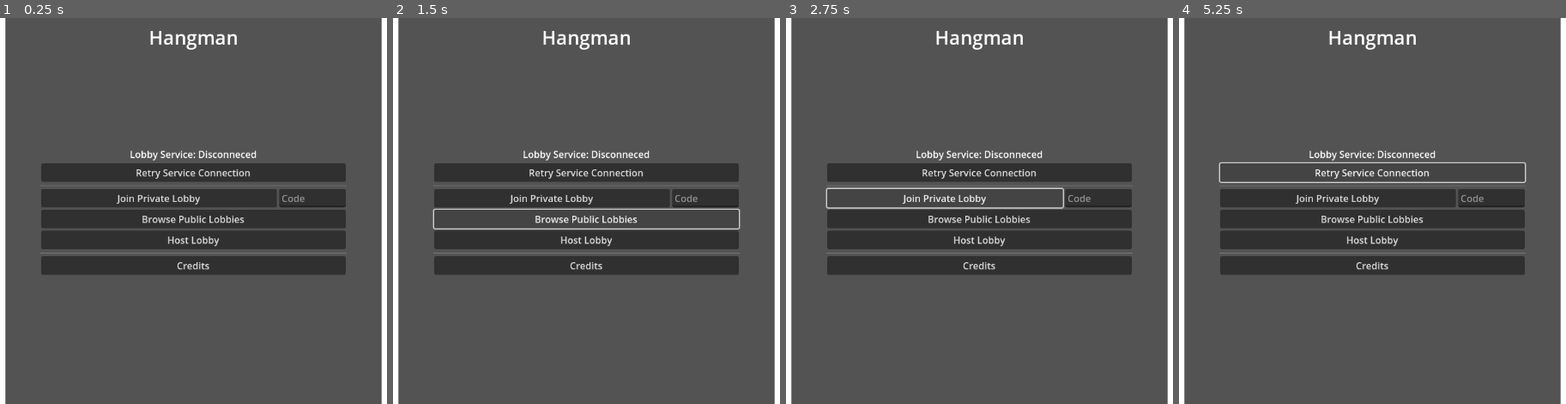
Above: before the commit, frames 1-4 (left to right).
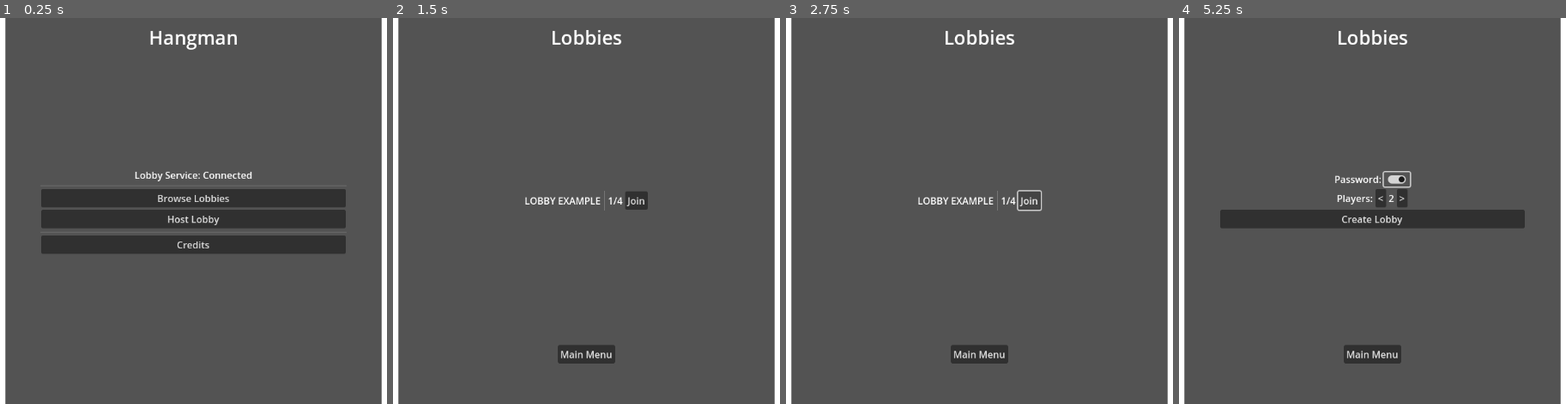
Above: after the commit, the same moments.

Repository: blazium-engine/example-game-hangman
Game: Godot game, scene res://menus/main_menu.tscn
Same seed, same stepped clock (60 frames per second), same inputs: the game is played once before the commit and once after it.
Inputs (mouse positions are in pixels of both pictures, inside the frame that each line leads up to):
- Up to frame 1 (0.25 s): no input
- Up to frame 2 (1.5 s): click (586, 172) at 0.5 s, where only the run before the commit has a clickable "Retry Service Connection"; click "Browse Public Lobbies" (after the commit: "Browse Lobbies") at 1.25 s
- Up to frame 3 (2.75 s): click (1029, 199) at 2 s, where only the run after the commit has a clickable "Join"
- Up to frame 4 (5.25 s): click (1337, 199) at 2.75 s, where only the run before the commit has a clickable "Join Private Lobby"; click (1372, 353) at 3.5 s, where only the run after the commit has a clickable "Main Menu"; click "Host Lobby" at 4.25 s; click (1395, 180) at 5.02 s

The runs differ from the first frame. In frame 1, 11% of the frame differs, in the area x 10-90%, y 34-67%; in frame 2, 17%; in frame 3, 18%, in the area x 10-90%, y 3-90%; in frame 4, 14%.
Error after the commit: Parse Error: Expected variable name after "var". (res://menus/lobby_creator.gd:4)

Commit message:
add lobby stuff

Diff:
--- /dev/null
+++ b/lobby_client.tscn
@@ -0,0 +1,3 @@
+[gd_scene format=3 uid="uid://1sbn1ue486e3"]
+
+[node name="LobbyClient" type="LobbyClient"]
--- /dev/null
+++ b/menus/lobby_browser.gd
@@ -0,0 +1,6 @@
+extends ColorRect
+
+var main_menu_scene : PackedScene = load("res://menus/main_menu.tscn")
+
+func _on_button_main_menu_pressed() -> void:
+	get_tree().change_scene_to_packed(main_menu_scene)
--- a/menus/lobby_browser.tscn
+++ b/menus/lobby_browser.tscn
@@ -1,6 +1,7 @@
-[gd_scene load_steps=2 format=3 uid="uid://7blyjegi70l6"]
+[gd_scene load_steps=3 format=3 uid="uid://7blyjegi70l6"]
 
 [ext_resource type="LabelSettings" uid="uid://dhbiycipdoc0d" path="res://menus/header_label_settings.tres" id="1_bvw7k"]
+[ext_resource type="Script" path="res://menus/lobby_browser.gd" id="1_cirsv"]
 
 [node name="LobbyBrowser" type="ColorRect"]
 anchors_preset = 15
@@ -8,6 +9,7 @@
 anchor_bottom = 1.0
 grow_horizontal = 2
 grow_vertical = 2
+script = ExtResource("1_cirsv")
 
 [node name="HBoxContainer" type="HBoxContainer" parent="."]
 layout_mode = 1
@@ -100,3 +102,5 @@
 [node name="PaddingRight" type="Control" parent="HBoxContainer"]
 custom_minimum_size = Vector2(256, 256)
 layout_mode = 2
+
+[connection signal="pressed" from="HBoxContainer/ColorRect/VBoxContainer/HBoxContainer/ButtonMainMenu" to="." method="_on_button_main_menu_pressed"]
--- /dev/null
+++ b/menus/lobby_creator.gd
@@ -0,0 +1,11 @@
+extends Control
+
+var main_menu_scene : PackedScene = load("res://menus/main_menu.tscn")
+@onready var
+
+func _on_button_main_menu_pressed() -> void:
+	get_tree().change_scene_to_packed(main_menu_scene)
+
+
+func _on_check_box_toggled(toggled_on: bool) -> void:
+	pass # Replace with function body.
--- a/menus/lobby_creator.tscn
+++ b/menus/lobby_creator.tscn
@@ -1,5 +1,6 @@
-[gd_scene load_steps=2 format=3 uid="uid://dmwdqnvuk8nbk"]
+[gd_scene load_steps=3 format=3 uid="uid://dmwdqnvuk8nbk"]
 
+[ext_resource type="Script" path="res://menus/lobby_creator.gd" id="1_3c7gg"]
 [ext_resource type="LabelSettings" uid="uid://dhbiycipdoc0d" path="res://menus/header_label_settings.tres" id="1_pgywf"]
 
 [node name="LobbyCreator" type="ColorRect"]
@@ -8,6 +9,7 @@
 anchor_bottom = 1.0
 grow_horizontal = 2
 grow_vertical = 2
+script = ExtResource("1_3c7gg")
 
 [node name="HBoxContainer" type="HBoxContainer" parent="."]
 layout_mode = 1
@@ -71,9 +73,14 @@
 
 [node name="Label" type="Label" parent="HBoxContainer/ColorRect/VBoxContainer/VBoxContainer/HBoxContainerPrivacy"]
 layout_mode = 2
-text = "Public:"
+text = "Password:"
 
-[node name="CheckButton" type="CheckButton" parent="HBoxContainer/ColorRect/VBoxContainer/VBoxContainer/HBoxContainerPrivacy"]
+[node name="CheckBox" type="CheckButton" parent="HBoxContainer/ColorRect/VBoxContainer/VBoxContainer/HBoxContainerPrivacy"]
+layout_mode = 2
+
+[node name="CheckButton" type="LineEdit" parent="HBoxContainer/ColorRect/VBoxContainer/VBoxContainer/HBoxContainerPrivacy"]
+visible = false
+custom_minimum_size = Vector2(200, 0)
 layout_mode = 2
 
 [node name="HBoxContainerPlayers" type="HBoxContainer" parent="HBoxContainer/ColorRect/VBoxContainer/VBoxContainer"]
@@ -115,3 +122,6 @@
 [node name="PaddingRight" type="Control" parent="HBoxContainer"]
 custom_minimum_size = Vector2(256, 256)
 layout_mode = 2
+
+[connection signal="toggled" from="HBoxContainer/ColorRect/VBoxContainer/VBoxContainer/HBoxContainerPrivacy/CheckBox" to="." method="_on_check_box_toggled"]
+[connection signal="pressed" from="HBoxContainer/ColorRect/VBoxContainer/HBoxContainer/ButtonMainMenu" to="." method="_on_button_main_menu_pressed"]
--- /dev/null
+++ b/menus/main_menu.gd
@@ -0,0 +1,29 @@
+extends Control
+
+var lobby_browser_scene : PackedScene = load("res://menus/lobby_browser.tscn")
+var lobby_creator_scene : PackedScene = load("res://menus/lobby_creator.tscn")
+@onready var lobby_connection_label : Label = $HBoxContainer2/ColorRect/VBoxContainer/VBoxContainer/VBoxContainer/Label
+func _ready() -> void:
+	GlobalLobbyClient.append_log.connect(_on_logs)
+	GlobalLobbyClient.disconnected_from_lobby.connect(_on_disconnect)
+	connect_to_lobby()
+
+func connect_to_lobby():
+	var connected = GlobalLobbyClient.connect_to_lobby("Hangman")
+	if connected:
+		lobby_connection_label.text = "Lobby Service: Connected"
+	else:
+		lobby_connection_label.text = "Lobby Service: Disconnected"
+
+func _on_logs(command: String, logs:String):
+	print(command, " ", logs)
+
+func _on_disconnect():
+	print("Disconnected")
+
+func _on_button_join_public_pressed() -> void:
+	get_tree().change_scene_to_packed(lobby_browser_scene)
+
+
+func _on_button_lobby_pressed() -> void:
+	get_tree().change_scene_to_packed(lobby_creator_scene)
--- a/menus/main_menu.tscn
+++ b/menus/main_menu.tscn
@@ -1,6 +1,7 @@
-[gd_scene load_steps=2 format=3 uid="uid://cjp8uk6p1a5l7"]
+[gd_scene load_steps=3 format=3 uid="uid://cjp8uk6p1a5l7"]
 
 [ext_resource type="LabelSettings" uid="uid://dhbiycipdoc0d" path="res://menus/header_label_settings.tres" id="1_7o5e6"]
+[ext_resource type="Script" path="res://menus/main_menu.gd" id="1_yk63t"]
 
 [node name="MainMenu" type="ColorRect"]
 anchors_preset = 15
@@ -8,6 +9,7 @@
 anchor_bottom = 1.0
 grow_horizontal = 2
 grow_vertical = 2
+script = ExtResource("1_yk63t")
 
 [node name="HBoxContainer" type="HBoxContainer" parent="."]
 layout_mode = 1
@@ -94,34 +96,15 @@
 
 [node name="Label" type="Label" parent="HBoxContainer2/ColorRect/VBoxContainer/VBoxContainer/VBoxContainer"]
 layout_mode = 2
-text = "Lobby Service: Disconneced"
+text = "Lobby Service: Connected"
 horizontal_alignment = 1
-
-[node name="ButtonLobbyService" type="Button" parent="HBoxContainer2/ColorRect/VBoxContainer/VBoxContainer/VBoxContainer"]
-layout_mode = 2
-text = "Retry Service Connection"
 
 [node name="HSeparator" type="HSeparator" parent="HBoxContainer2/ColorRect/VBoxContainer/VBoxContainer/VBoxContainer"]
 layout_mode = 2
 
-[node name="HBoxContainer" type="HBoxContainer" parent="HBoxContainer2/ColorRect/VBoxContainer/VBoxContainer/VBoxContainer"]
-layout_mode = 2
-alignment = 1
-
-[node name="ButtonJoinPrivate" type="Button" parent="HBoxContainer2/ColorRect/VBoxContainer/VBoxContainer/VBoxContainer/HBoxContainer"]
-layout_mode = 2
-size_flags_horizontal = 3
-text = "Join Private Lobby"
-
-[node name="LineEdit" type="LineEdit" parent="HBoxContainer2/ColorRect/VBoxContainer/VBoxContainer/VBoxContainer/HBoxContainer"]
-custom_minimum_size = Vector2(112, 0)
-layout_mode = 2
-placeholder_text = "Code"
-max_length = 7
-
 [node name="ButtonJoinPublic" type="Button" parent="HBoxContainer2/ColorRect/VBoxContainer/VBoxContainer/VBoxContainer"]
 layout_mode = 2
-text = "Browse Public Lobbies"
+text = "Browse Lobbies"
 
 [node name="ButtonLobby" type="Button" parent="HBoxContainer2/ColorRect/VBoxContainer/VBoxContainer/VBoxContainer"]
 layout_mode = 2
@@ -141,3 +124,6 @@
 [node name="PaddingRight" type="Control" parent="HBoxContainer2"]
 custom_minimum_size = Vector2(256, 256)
 layout_mode = 2
+
+[connection signal="pressed" from="HBoxContainer2/ColorRect/VBoxContainer/VBoxContainer/VBoxContainer/ButtonJoinPublic" to="." method="_on_button_join_public_pressed"]
+[connection signal="pressed" from="HBoxContainer2/ColorRect/VBoxContainer/VBoxContainer/VBoxContainer/ButtonLobby" to="." method="_on_button_lobby_pressed"]
--- a/project.godot
+++ b/project.godot
@@ -15,6 +15,10 @@
 config/features=PackedStringArray("4.3", "GL Compatibility")
 config/icon="res://icon.svg"
 
+[autoload]
+
+GlobalLobbyClient="*res://lobby_client.tscn"
+
 [dotnet]
 
 project/assembly_name="example-game-hangman"
Not shown, changed: .gitignore
